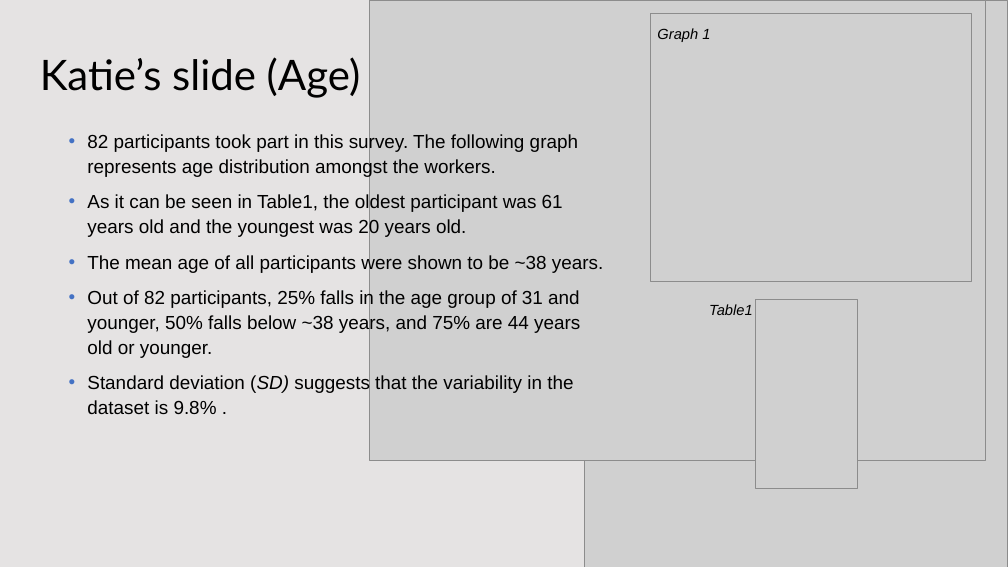
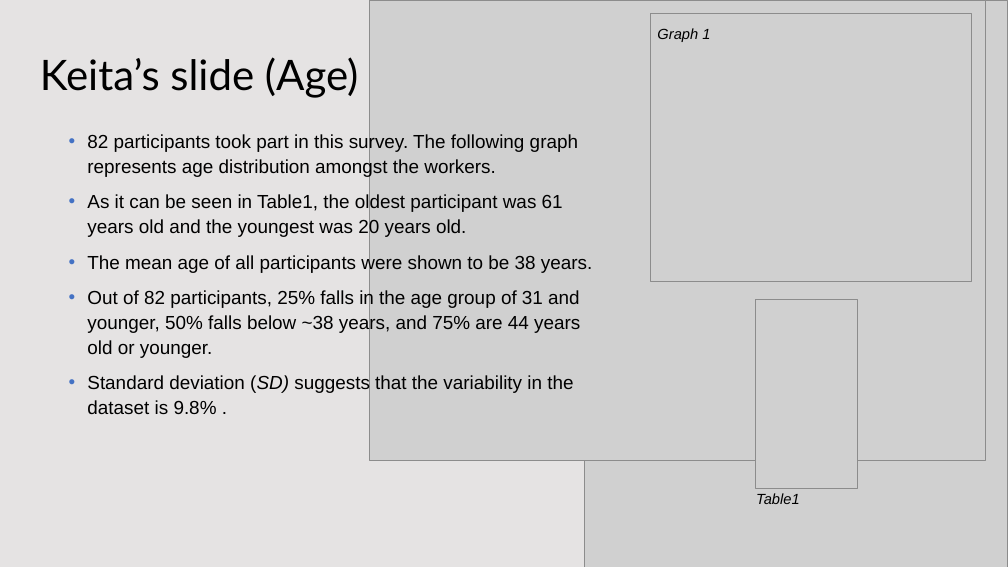
Before and after one commit to KatieRJ/BigDataProject, a slide deck: slide 5 of BigDataProject presentation.pptx. Drawn at 1008x567 pixels with LibreOffice and Linux fonts; fonts in the diff are those of the drawing; grey boxes stand for pictures; background and template pictures are left out. Boxes give left, top, right and bottom in pixels: in the first picture for what was removed or moved away, otherwise in the second. Text is boxed around its words. In the diff, an @@ line names an element or a change of style, - is before the commit and + after.

```diff
--- a/BigDataProject presentation.pptx
+++ b/BigDataProject presentation.pptx
@@ title at [40,57,359,98]: text changed @@
-Katie’s slide (Age)
+Keita’s slide (Age)
@@ text at [87,254,592,273]: text changed @@
-• The mean age of all participants were shown to be ~38 years.
+• The mean age of all participants were shown to be 38 years.
@@ text "Table1": place and size @@
-text "Table1" at [709,304,753,315]
+text "Table1" at [756,493,800,504]
```
Also in this commit, not shown: 7 other slides changed, 2 slides added, 1 other file.
